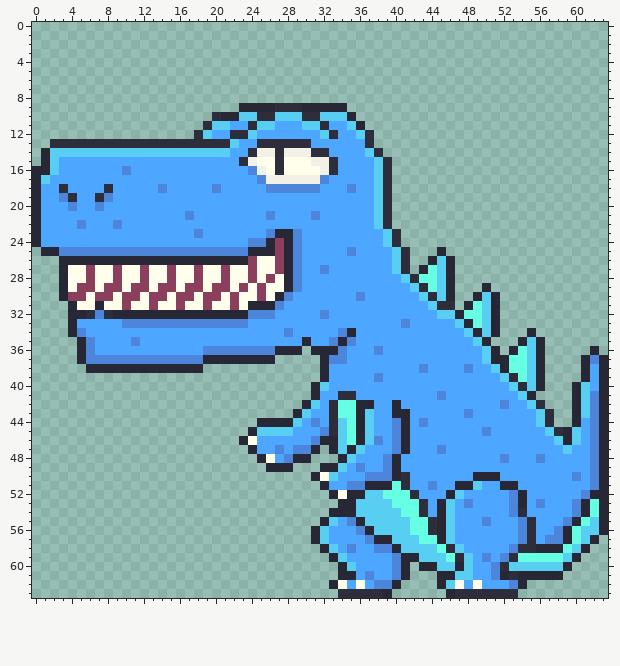
Edited in one commit: pixel-art sprite (Assets/Sprites/BlueRex/Idle/BlueRexIdle2.png). The picture above was drawn from the file before the commit.
The file is 64x64 pixels. Colours within 5 levels of each other are drawn and written as one.
New version:
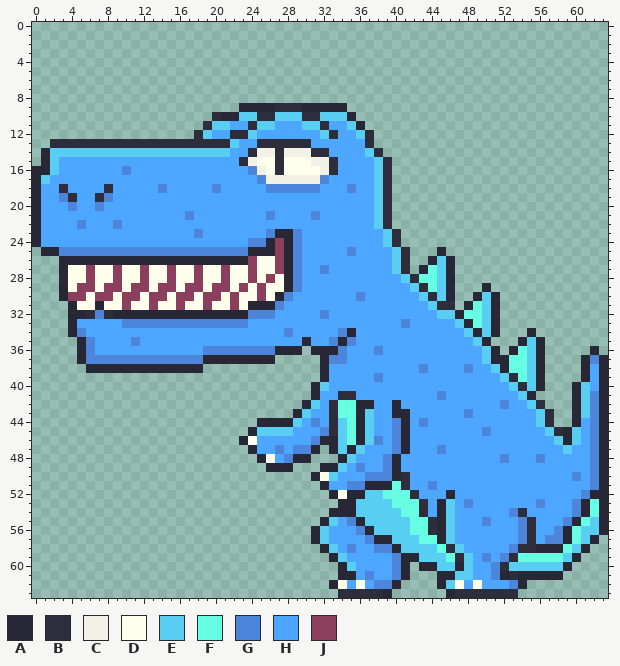
Palette (. is transparent): A #272736  B #2d2d3c  C #f1f1e5  D #ffffeb  E #58cef3  F #66ffe3  G #4c85da  H #4da6ff  J #8c3f5d
Message: Updated Animation Sprites for Blue & Yellow
Difference:
{"y":50,"x":49,"old":"AAA","new":"HHH"}
{"y":51,"x":47,"old":"AAE","new":"HHH"}
{"y":51,"x":52,"old":"AA","new":"HH"}
{"y":52,"x":47,"old":"E","new":"H"}
{"y":52,"x":53,"old":"GA","new":"HH"}
{"y":53,"x":53,"old":"GA","new":"HH"}
{"label":"changed","picture_box":[455,472,527,508]}
